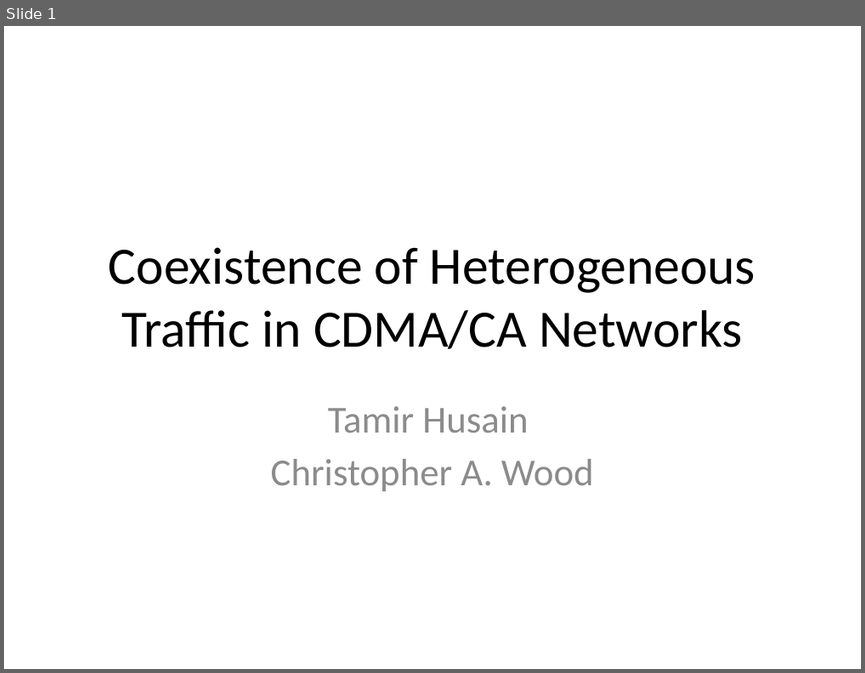
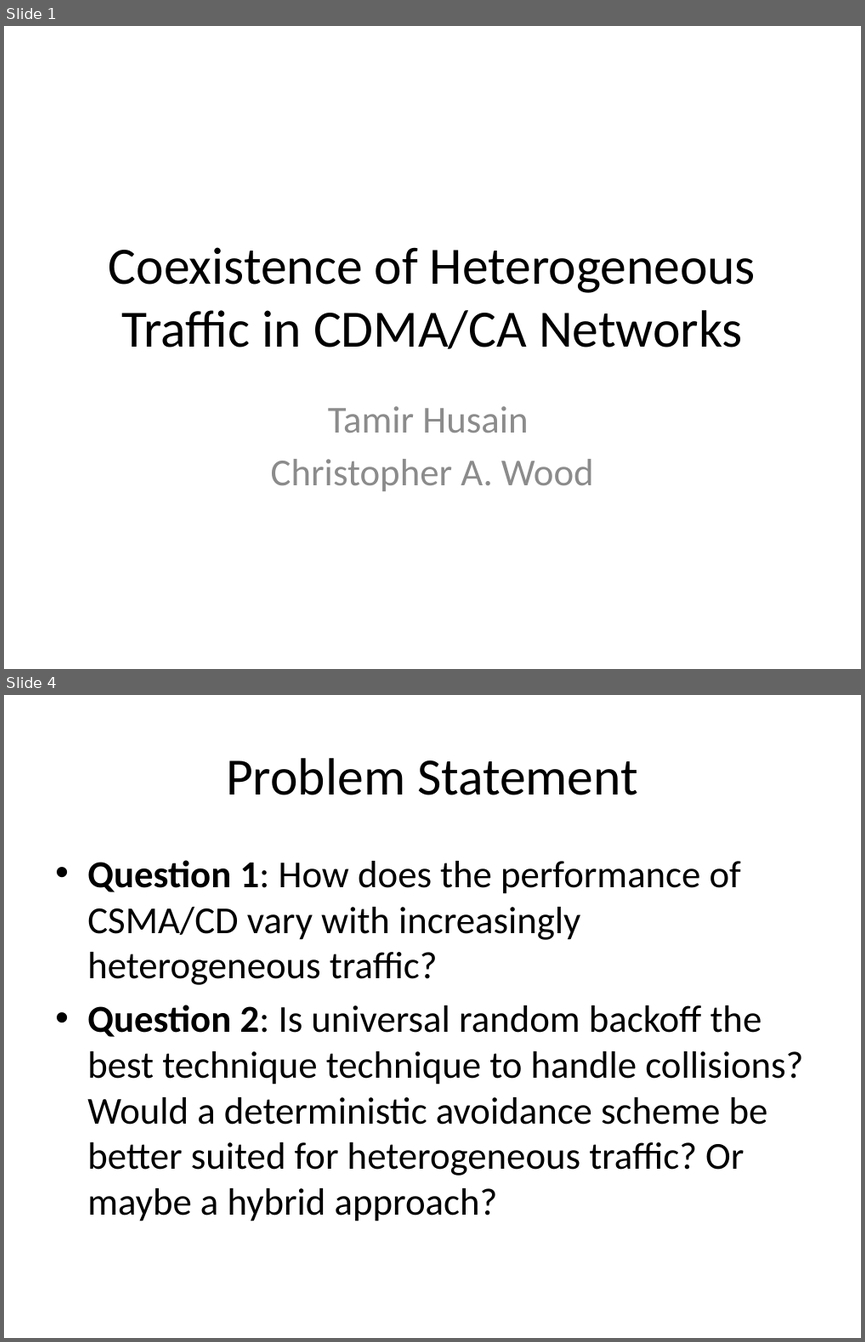
Before and after one commit to tamirh-uci/HeteroTrafficModels, a slide deck: presentation/slides.pptx. Shown one above the other, each under a label of ours: slide 1 before the commit, slides 1 and 4 after it; the slides between them are not shown. The pictures are 865x673 and 865x1342 pixels, drawn with LibreOffice and Linux fonts; fonts in the diff are those of the drawing. Boxes give left, top, right and bottom in pixels: in the first picture for what was removed or moved away, otherwise in the second. Text is boxed around its words. In the diff, an @@ line names an element or a change of style, - is before the commit and + after.

```diff
--- a/presentation/slides.pptx
+++ b/presentation/slides.pptx
@@ slide 4 added at [4,695,861,1338], background #FFFFFF @@
@@ title added at [226,758,638,795], 44 pt, text #000000 @@
+Problem Statement
@@ text added at [87,860,803,1221], 32 pt, text #000000 @@
+• Question 1: How does the performance of CSMA/CD vary with increasingly heterogeneous traffic?
+• Question 2: Is universal random backoff the best technique technique to handle collisions? Would a deterministic avoidance scheme be better suited for heterogeneous traffic? Or maybe a hybrid approach?
```
Also in this commit, not shown: 4 other slides added.
